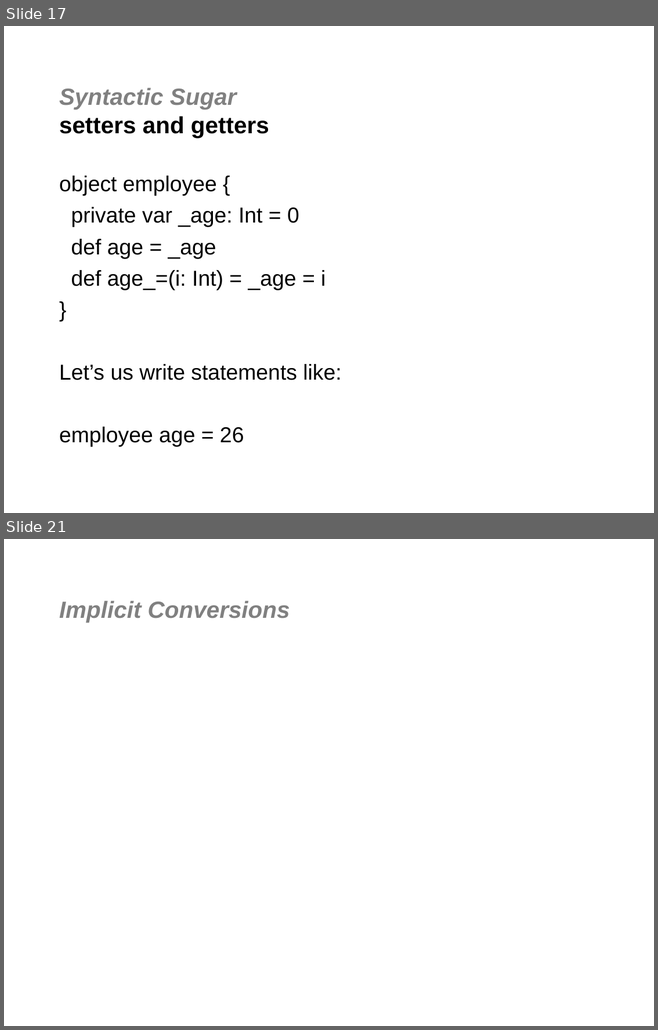
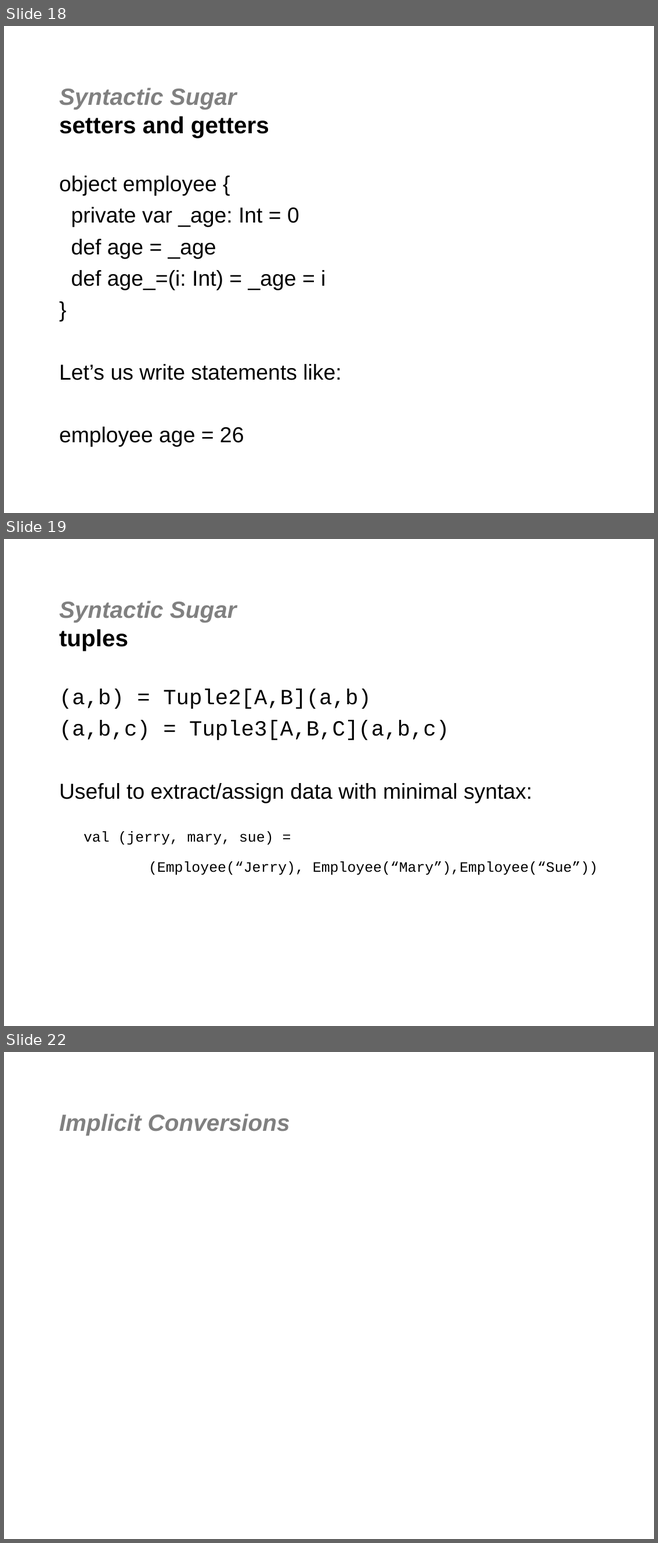
Before and after one commit to jgoodsen/agile2010, a slide deck: dsl.ppt. Shown one above the other, each under a label of ours: slides 17 and 21 before the commit, slides 18, 19 and 22 after it; the slides between them are not shown. The pictures are 658x1030 and 658x1543 pixels, drawn with LibreOffice and Linux fonts; fonts in the diff are those of the drawing; background and template pictures are left out. Boxes give left, top, right and bottom in pixels: in the first picture for what was removed or moved away, otherwise in the second. Text is boxed around its words. In the diff, an @@ line names an element or a change of style, - is before the commit and + after.

```diff
--- a/dsl.ppt
+++ b/dsl.ppt
@@ slide 19 added at (4,539,654,1026), background #FFFFFF @@
@@ title added at (59,601,237,650), 26 pt, text #808080, bold, italic @@
+Syntactic Sugar
+tuples
@@ text added at (59,689,597,875), 24 pt, text #000000 @@
+(a,b) = Tuple2[A,B](a,b)
+(a,b,c) = Tuple3[A,B,C](a,b,c)
+Useful to extract/assign data with minimal syntax:
+val (jerry, mary, sue) =
+(Employee(“Jerry), Employee(“Mary”),Employee(“Sue”))
@@ what was slide 17 is now slide 18 @@
@@ what was slide 21 is now slide 22 @@
```
Also in this commit, not shown: 1 other slide added, 1 slide removed, 1 other file.
